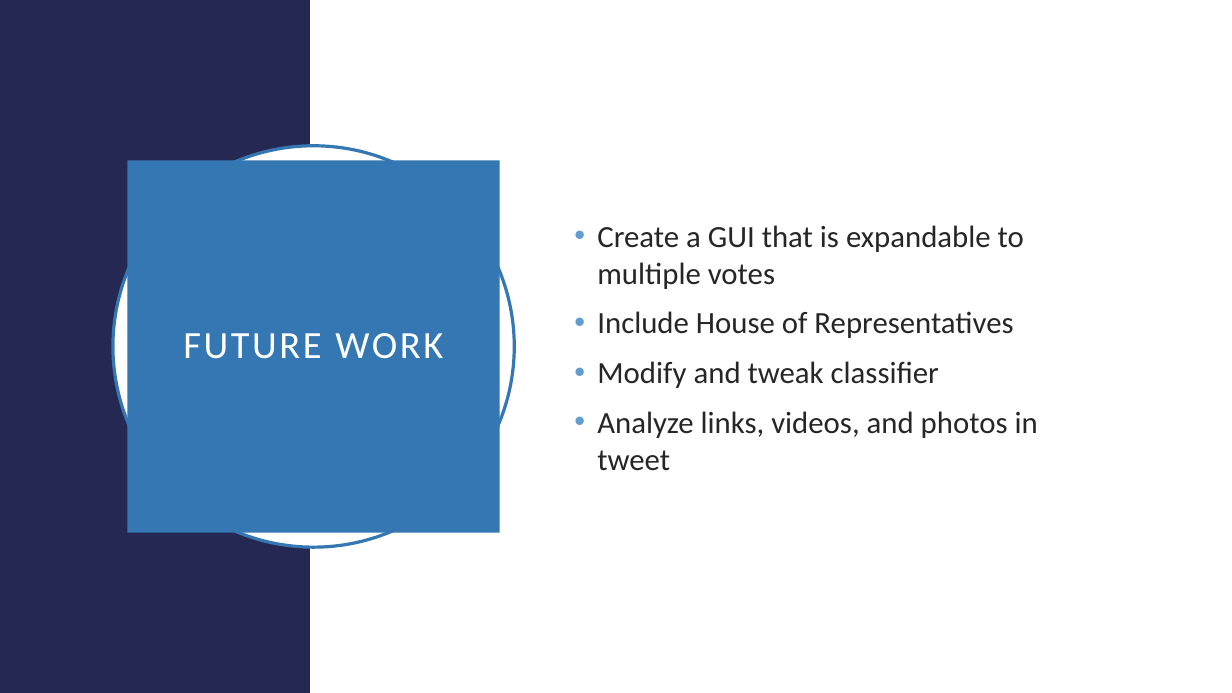
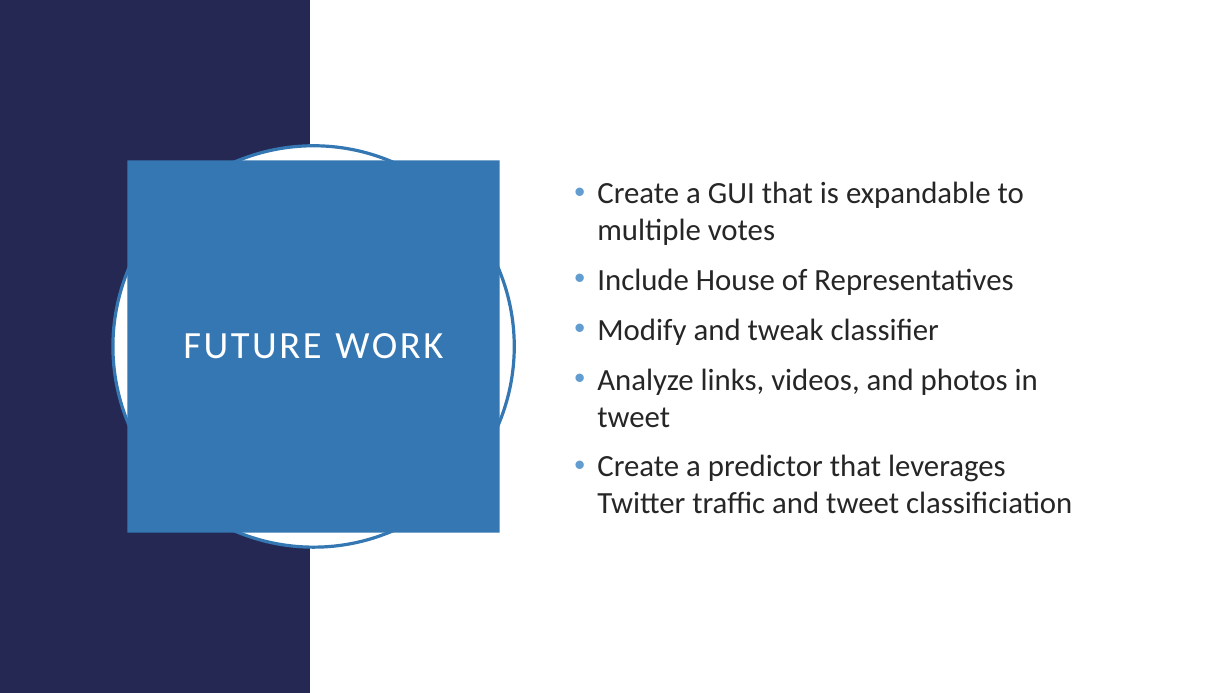
Before and after one commit to oliviaroy20/SocialSensing, a slide deck: slide 19 of Final Presentation.pptx. Drawn at 1232x693 pixels with LibreOffice and Linux fonts; fonts in the diff are those of the drawing. Boxes give left, top, right and bottom in pixels: in the first picture for what was removed or moved away, otherwise in the second. Text is boxed around its words. In the diff, an @@ line names an element or a change of style, - is before the commit and + after.

Commit message:
Some changes to presentation

```diff
--- a/Final Presentation.pptx
+++ b/Final Presentation.pptx
@@ text at (597, 454, 1072, 514): paragraph added @@
+• Create a predictor that leverages Twitter traffic and tweet classificiation
```
